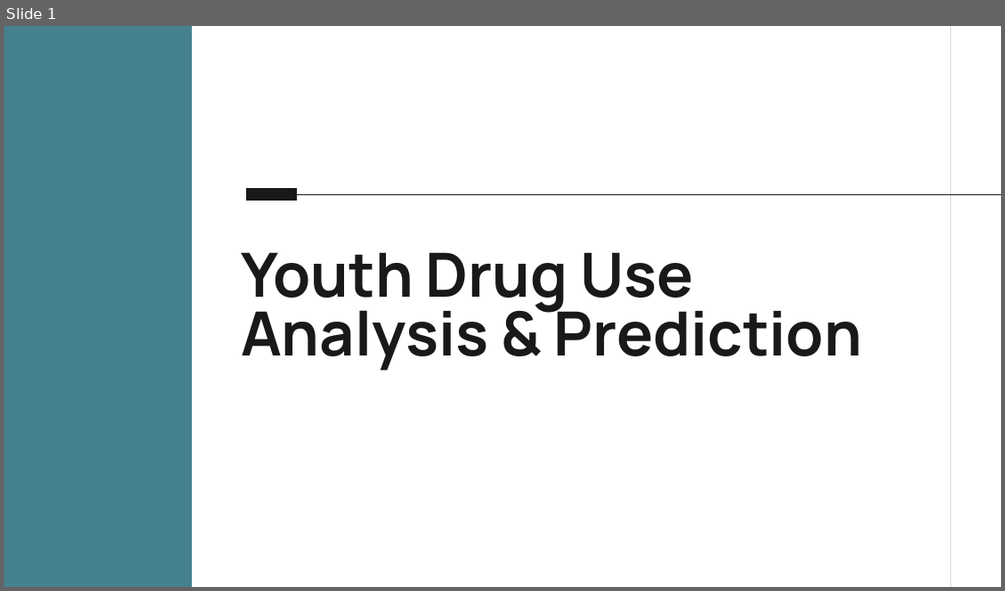
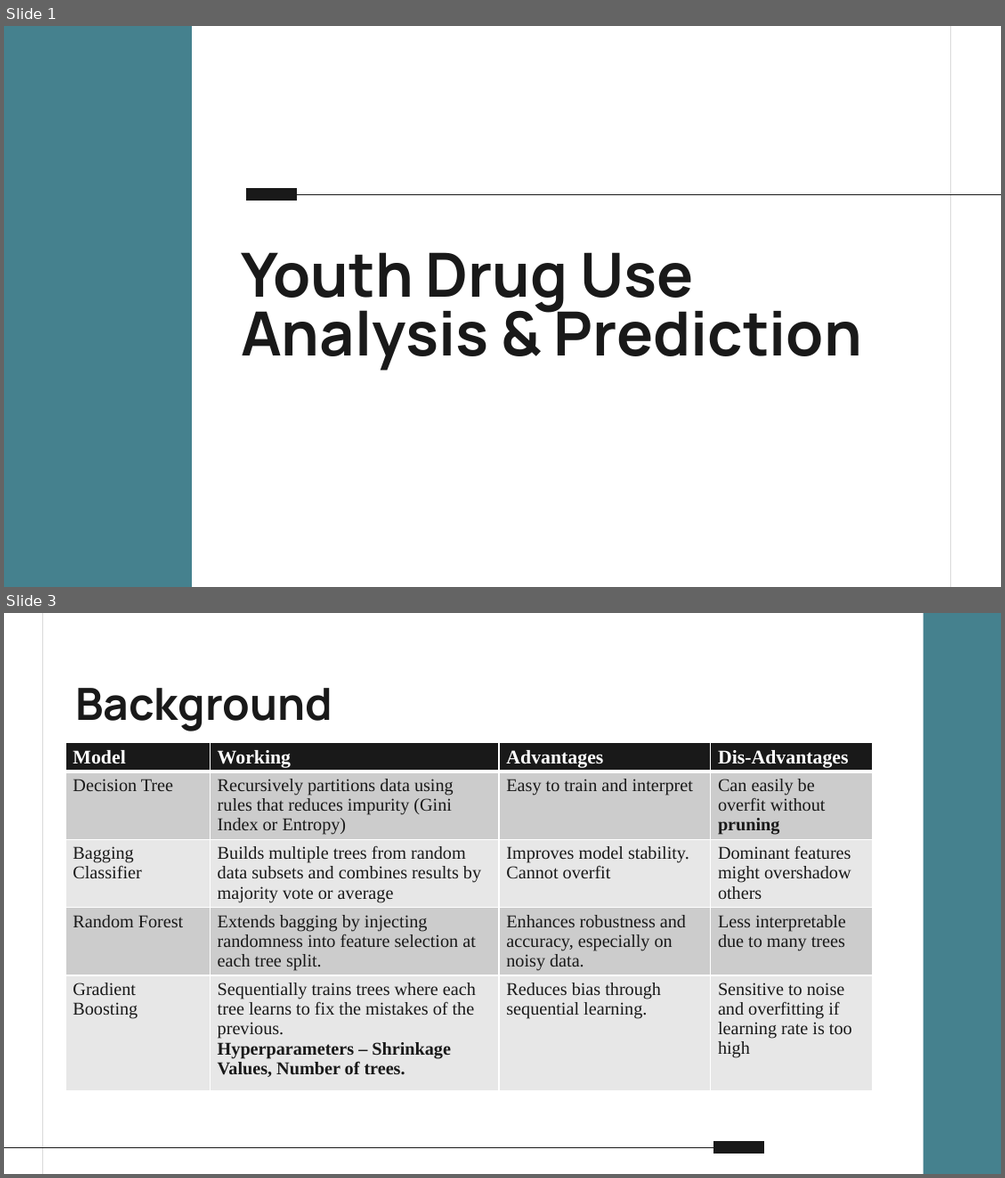
Before and after one commit to Sowjanya2502/Youth-Marijuana-Use-Analysis-and-Prediction, a slide deck: Youth_marijuana_use_analysis.pptx. Shown one above the other, each under a label of ours: slide 1 before the commit, slides 1 and 3 after it; the slides between them are not shown. The pictures are 1005x591 and 1005x1178 pixels, drawn with LibreOffice and Linux fonts; fonts in the diff are those of the drawing. Boxes give left, top, right and bottom in pixels: in the first picture for what was removed or moved away, otherwise in the second. Text is boxed around its words. In the diff, an @@ line names an element or a change of style, - is before the commit and + after.

```diff
--- a/Youth_marijuana_use_analysis.pptx
+++ b/Youth_marijuana_use_analysis.pptx
@@ slide 3 added at (4, 613, 1001, 1174), background #FFFFFF @@
@@ line added from (42, 613) to (42, 1174), #D9D9D9 0.75 pt @@
@@ rectangle added at (923, 613, 1001, 1173), fill #45818E @@
@@ title added at (75, 688, 332, 731), 32 pt, text #191919, bold @@
+Background
@@ table added at (65, 743, 874, 1106), 5 rows, 4 columns @@
+Model | Working | Advantages | Dis-Advantages
+Decision Tree | Recursively partitions data using rules that reduces impurity (Gini Index or Entropy) | Easy to train and interpret | Can easily be overfit without pruning
+Bagging Classifier | Builds multiple trees from random data subsets and combines results by majority vote or average | Improves model stability. Cannot overfit | Dominant features might overshadow others
+Random Forest | Extends bagging by injecting randomness into feature selection at each tree split. | Enhances robustness and accuracy, especially on noisy data. | Less interpretable due to many trees
+Gradient Boosting | Sequentially trains trees where each tree learns to fix the mistakes of the previous. / Hyperparameters – Shrinkage Values, Number of trees. | Reduces bias through sequential learning. | Sensitive to noise and overfitting if learning rate is too high
@@ line added from (713, 1147) to (4, 1147), #191919 0.75 pt @@
@@ line added from (763, 1147) to (713, 1147), #191919 9 pt @@
```
Also in this commit, not shown: 6 slides changed, 2 other slides added, 1 slide removed, 1 other file.
